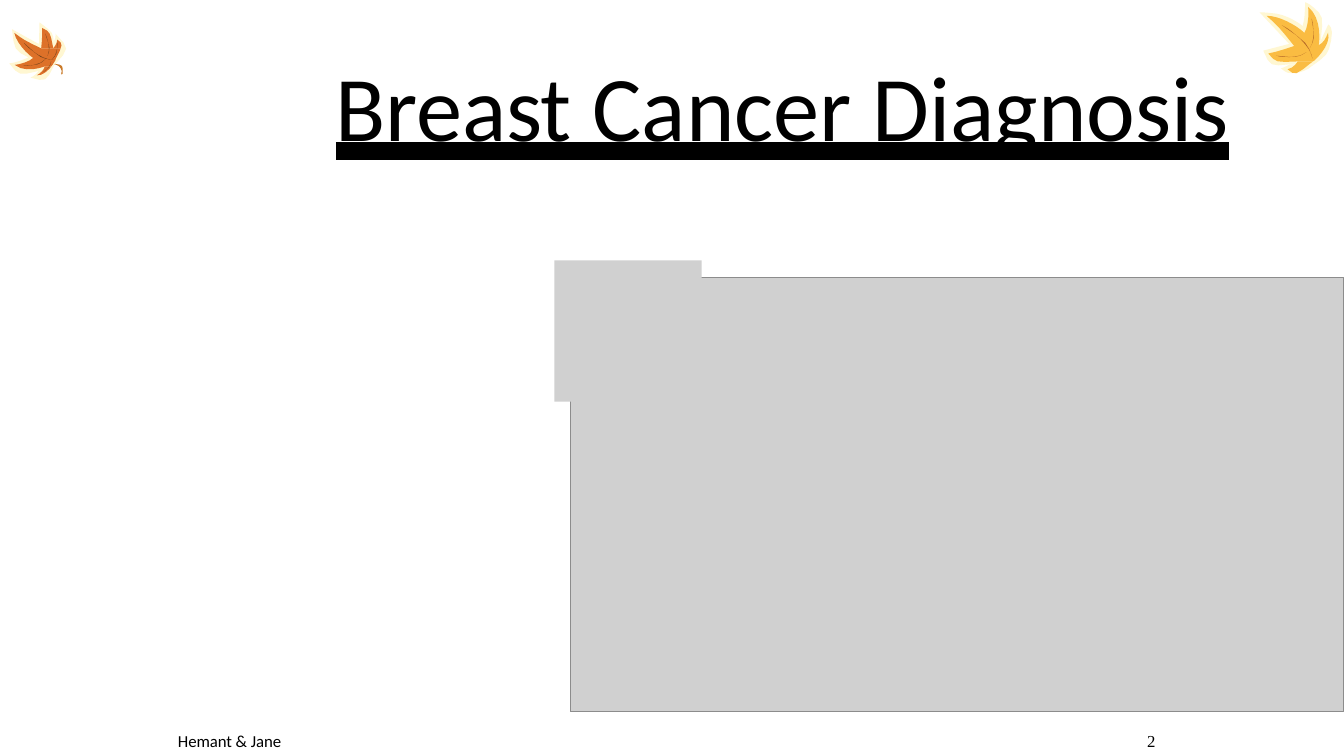
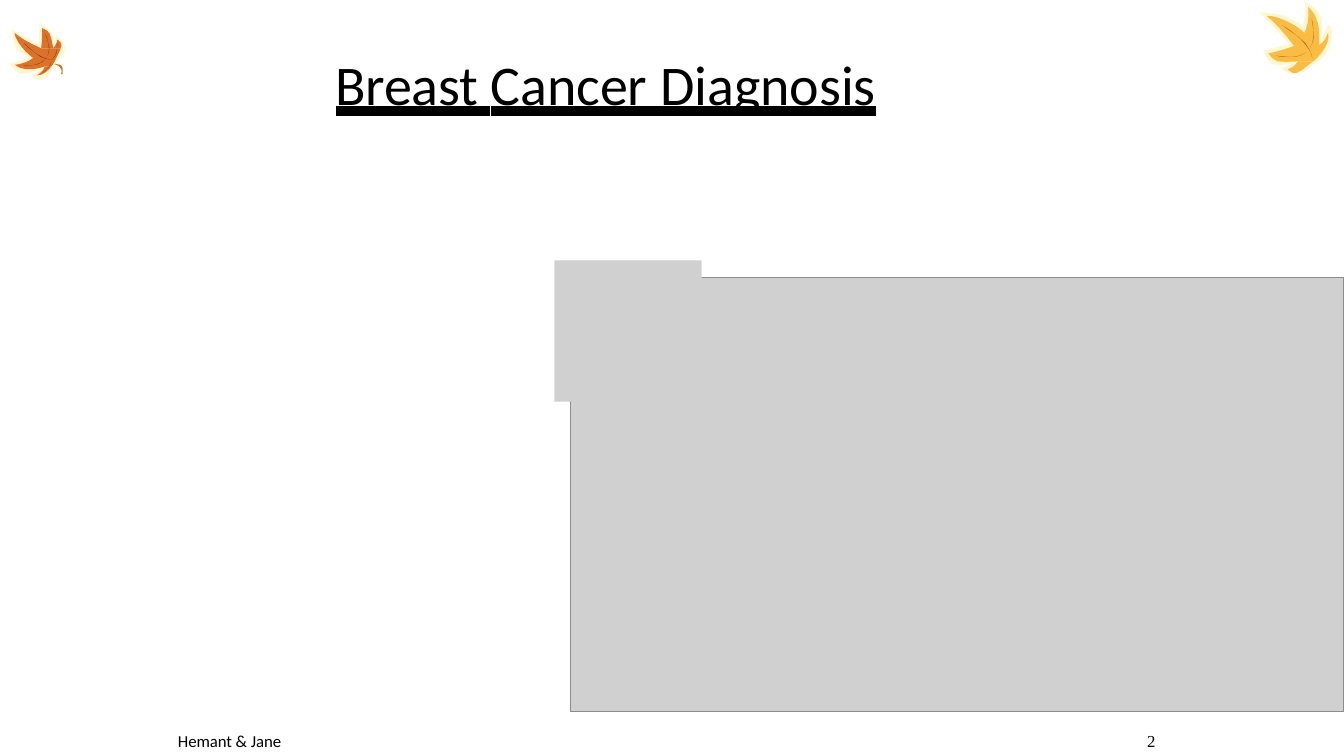
Before and after one commit to hemantgautam/breast_cancer_detection_main, a slide deck: slide 2 of documents/breast_cancer_ppt.pptx. Drawn at 1344x756 pixels with LibreOffice and Linux fonts; fonts in the diff are those of the drawing; grey boxes stand for pictures; background and template pictures are left out. Boxes give left, top, right and bottom in pixels: in the first picture for what was removed or moved away, otherwise in the second. Text is boxed around its words. In the diff, an @@ line names an element or a change of style, - is before the commit and + after.

```diff
--- a/documents/breast_cancer_ppt.pptx
+++ b/documents/breast_cancer_ppt.pptx
@@ title "Breast Cancer Diagnosis" at <box>336,66,875,116</box>: size 66 to 40 pt @@
```
Also in this commit, not shown: 12 other slides changed, 2 slides added, 6 slides removed.
